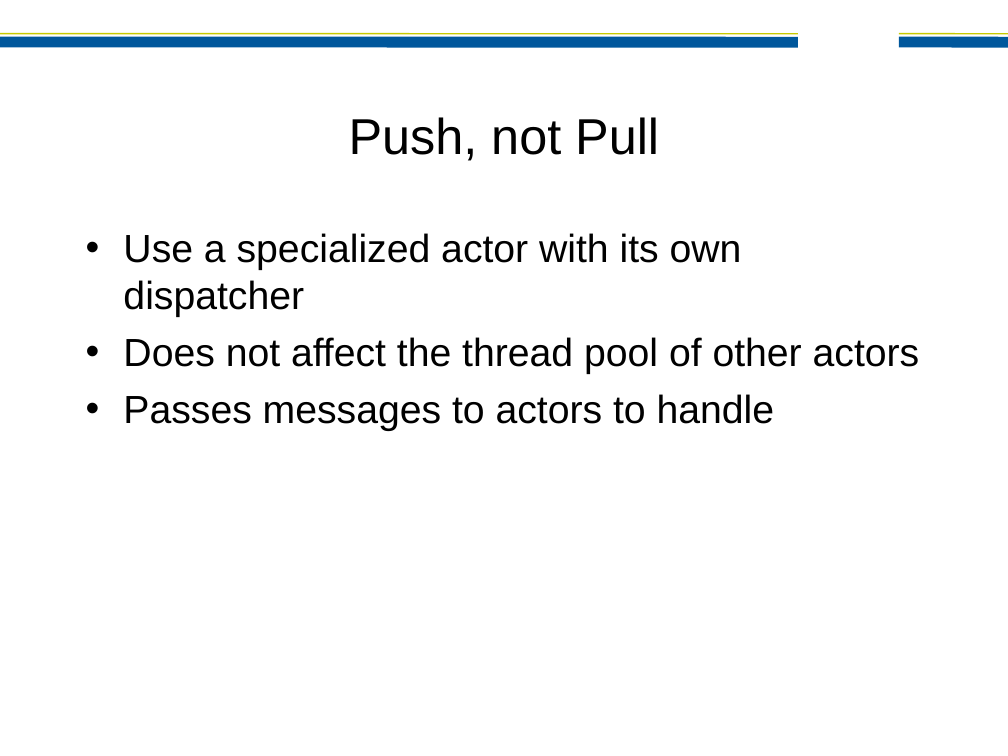
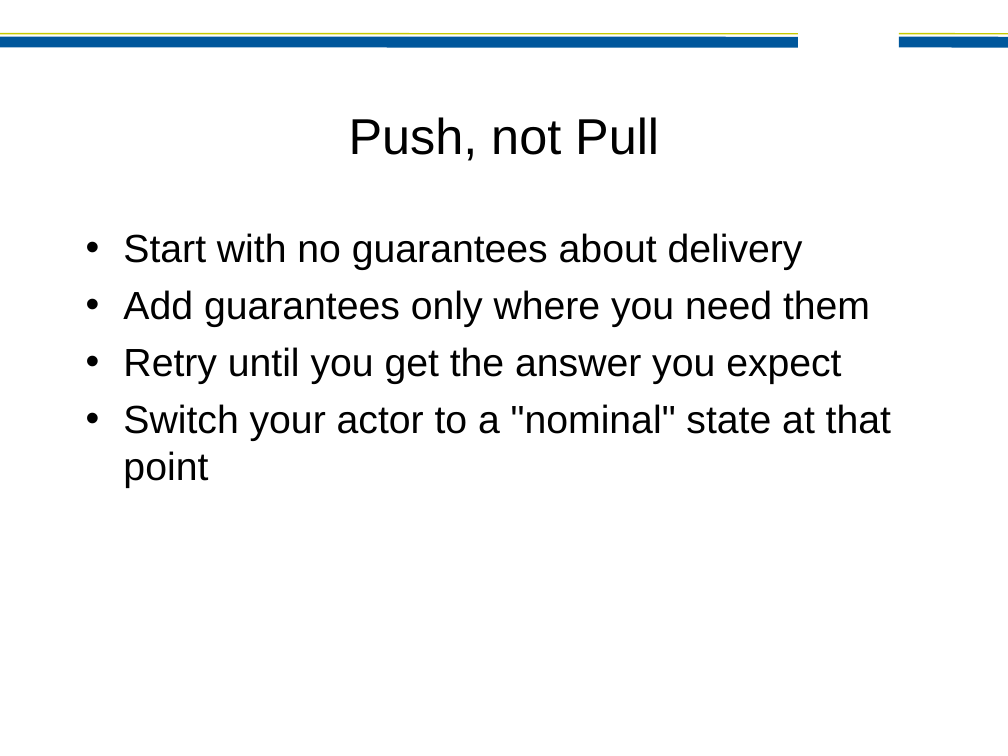
Before and after one commit to jamie-allen/effective_actors, a slide deck: slide 24 of preso/EffectiveActors-JaxConf2012.ppt. Drawn at 1008x756 pixels with LibreOffice and Linux fonts; fonts in the diff are those of the drawing; background and template pictures are left out. Boxes give left, top, right and bottom in pixels: in the first picture for what was removed or moved away, otherwise in the second. Text is boxed around its words. In the diff, an @@ line names an element or a change of style, - is before the commit and + after.

```diff
--- a/preso/EffectiveActors-JaxConf2012.ppt
+++ b/preso/EffectiveActors-JaxConf2012.ppt
@@ text at bbox=[123, 233, 891, 488]: text changed @@
-• Use a specialized actor with its own dispatcher
-• Does not affect the thread pool of other actors
-• Passes messages to actors to handle
+• Start with no guarantees about delivery
+• Add guarantees only where you need them
+• Retry until you get the answer you expect
+• Switch your actor to a "nominal" state at that point
```
Also in this commit, not shown: 1 other slide changed, 1 other file.
